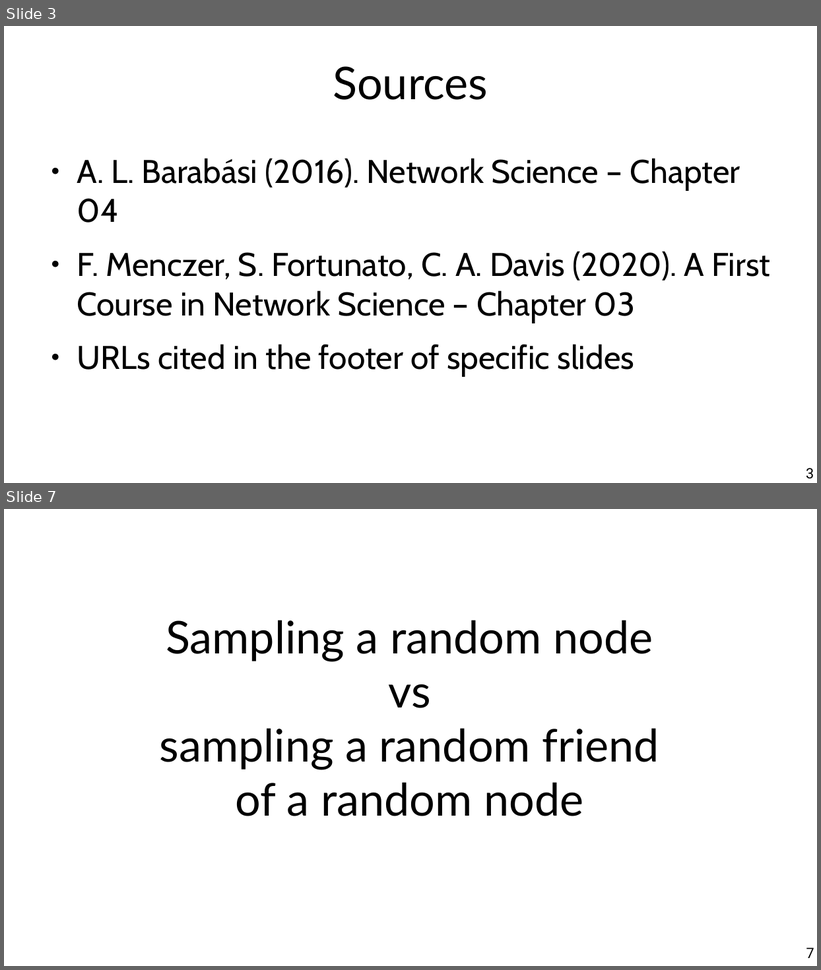
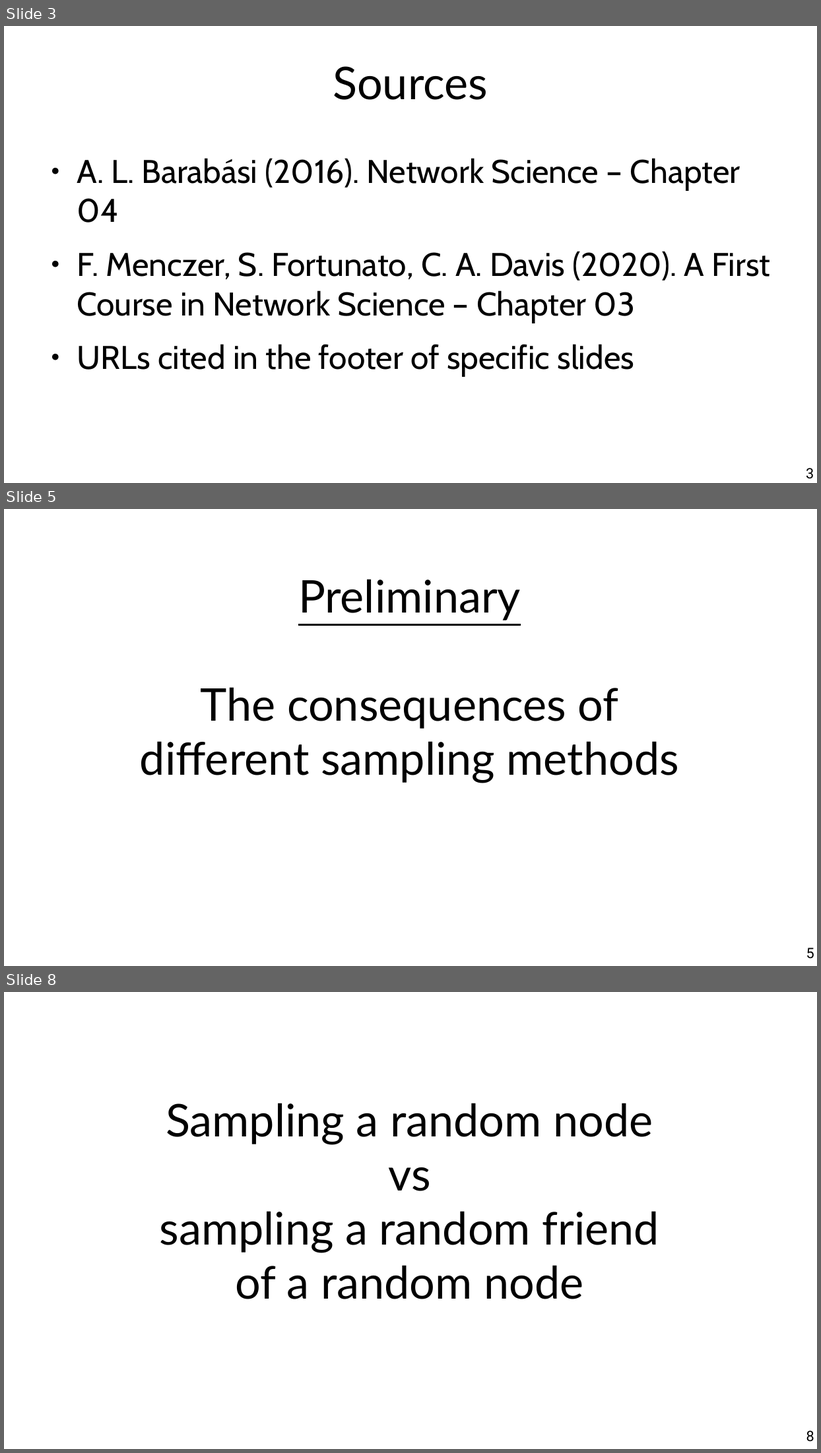
Before and after one commit to chatox/networks-science-course, a slide deck: theory/odp/tt15-friendship_paradox.odp. Shown one above the other, each under a label of ours: slides 3 and 7 before the commit, slides 3, 5 and 8 after it; the slides between them are not shown. The pictures are 821x970 and 821x1453 pixels, drawn with LibreOffice and Linux fonts; fonts in the diff are those of the drawing. Boxes give left, top, right and bottom in pixels: in the first picture for what was removed or moved away, otherwise in the second. Text is boxed around its words. In the diff, an @@ line names an element or a change of style, - is before the commit and + after.

```diff
--- a/theory/odp/tt15-friendship_paradox.odp
+++ b/theory/odp/tt15-friendship_paradox.odp
@@ slide 5 added at box(4, 509, 817, 966), background #FFFFFF @@
@@ title added at box(140, 579, 679, 784), 44 pt, text #000000 @@
+Preliminary
+The consequences of
+different sampling methods
@@ page number added at box(807, 948, 814, 959), 14 pt, text #000000 @@
+5
@@ what was slide 7 is now slide 8 @@
@@ page number at box(807, 1431, 814, 1442): text changed @@
-7
+8
```
Also in this commit, not shown: 4 slides changed, 3 other slides added, 1 slide removed, 5 other files.
